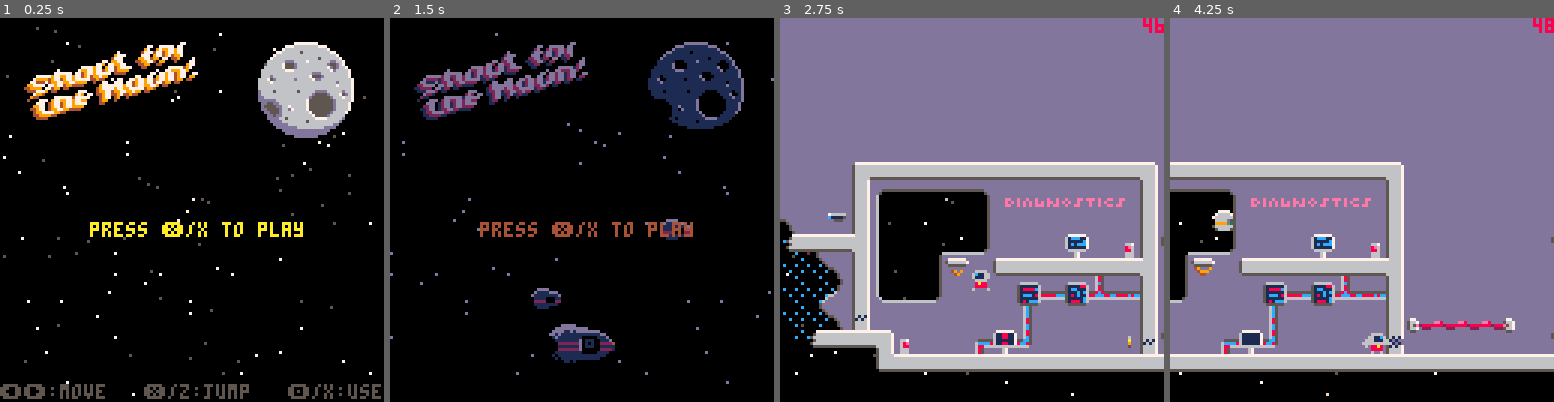
Above: before the commit, frames 1-4 (left to right).
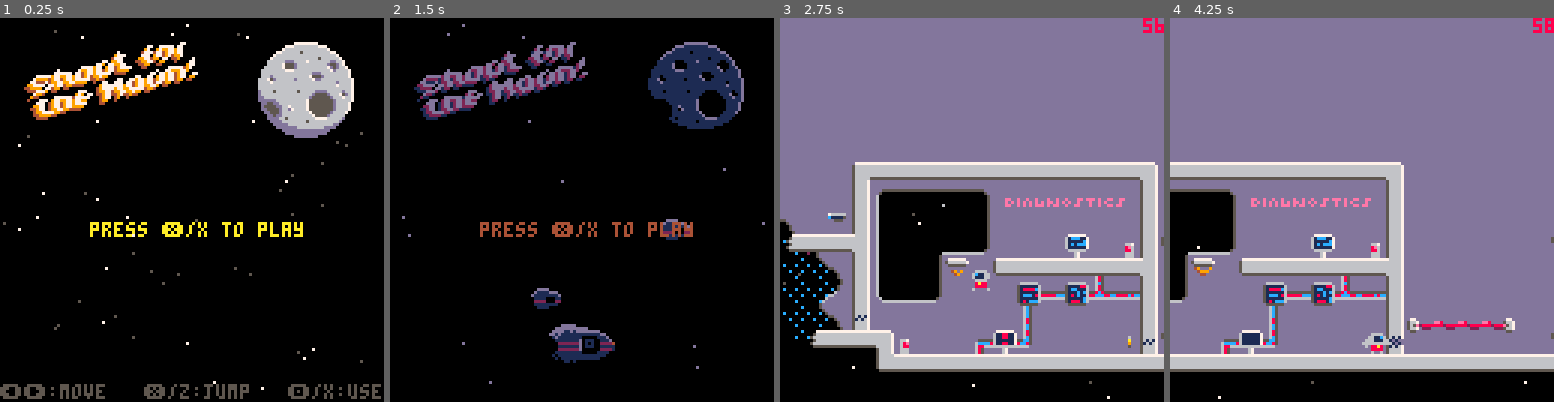
Above: after the commit, the same moments.

Repository: jgradim/gameoff-2020
Game: PICO-8 cartridge moonshot.p8
Same seed, same stepped clock (60 frames per second), same inputs: the game is played once before the commit and once after it.
Inputs:
- Up to frame 1 (0.25 s): no input
- Up to frame 2 (1.5 s): tap O (Z key) at 0.33, 0.7, 1.43 s; tap X (X key) at 1.07 s
- Up to frame 3 (2.75 s): hold Left 1.97-2.37 s; tap X (X key) at 2.07, 2.4, 2.73 s; tap O (Z key) at 2.22 s; hold Down from 2.42 s (still down)
- Up to frame 4 (4.25 s): release Down at 2.82 s; hold Right 2.87-3.53 s; tap X (X key) every 0.33 s from 3.07 to 4.07 s; tap O (Z key) at 3.1, 3.98 s; hold Up 3.58-4.08 s; hold Right from 4.13 s (still down)

The runs differ from the first frame. In frame 1, 0.8% of the frame differs, in the area x 0-97%, y 1-99%; in frame 2, 0.3%; in frame 3, 0.2%; in frame 4, 0.4%.

Commit message:
Couple background movement with camera inversely
Brain tricks to make it loop independent.

Diff:
--- a/moonshot.p8
+++ b/moonshot.p8
@@ -712,7 +712,7 @@
   mcns=init_mechanics()
 
   --camera
-  cam:init(player())
+  cam:move(player(),true)
  end,
 
  update=function()
@@ -825,7 +825,7 @@
   pal()
 
   --reset camera
-  cam:init()
+  cam:move()
 
   --gather saved players
   saved_players={}
@@ -955,41 +955,50 @@
   return c.y+y
  end,
 
+ inv_x=function(c,x)
+  return c.x+(x-c.x%128)
+ end,
+
+ inv_y=function(c,y)
+  return c.y+(y-c.y%128)
+ end,
+
  shake=function(c,shk)
   shk=shk or 1
   c.shk+=shk
  end,
 
- init=function(c,p)
+ move=function(c,p,now)
   if p then
-   c.x+=p.x-c.x-64
-   c.y+=p.y-c.y-64
+   local f=now and 1 or c.frms
+   c.x=mid(
+    -64,
+    c.x+(p.x-c.x-64)/f,
+    map_width+64
+   )
+   c.y=mid(
+    0,
+    c.y+(p.y-c.y-64)/f,
+    map_height-128
+   )
+   c.shk*=0.9
   else
    c.x=0
    c.y=0
-  end
-  c.shk=0
- end,
-
- move=function(c,p)
-  c.x+=(p.x-64-c.x)/c.frms
-  c.x=mid(-64,c.x,map_width+64)
-
-  c.y+=(p.y-64-c.y)/c.frms
-  c.y=mid(0,c.y,map_height-128)
-
-  c.shk=c.shk*0.9
+   c.shk=0
+  end
  end,
 
  draw=function(c)
   local x=c.x
   local y=c.y
-
-  if c.shk>0 then
+  local shk=c.shk
+
+  if shk>0 then
    local shkx=16-rnd(32)
    local shky=16-rnd(32)
-   x+=shkx*c.shk
-   y+=shky*c.shk
+   x+=shkx*shk
+   y+=shky*shk
   end
 
   camera(x,y)
@@ -2615,10 +2624,10 @@
 
 pixel_star=class(bg_fx,{
  add_plane=function(kls)
-  for i=1,50 do
+  for i=1,100 do
    kls:add_particle({
-     x=rnd(128)\1,
-     y=rnd(128)\1,
+     x=rnd(256)\1,
+     y=rnd(256)\1,
      life=30+rnd(90)*fps,
    })
   end
@@ -2628,14 +2637,14 @@
   bg_fx.update(f)
 
   f.x+=f.dx
-  f.x%=128
+  f.x%=256
   f.c=f:curr_color()
  end,
 
  draw=function(f)
   pset(
-   cam:fixed_x(f.x),
-   cam:fixed_y(f.y),
+   cam:inv_x(f.x),
+   cam:inv_y(f.y),
    f.c
   )
  end,
@@ -2704,14 +2713,14 @@
   s.x+=s.dx
   s.y+=s.dy
 
-  if (s.x>192) s.x-=320
+  if (s.x>256) s.x-=384
  end,
 
  draw=function(s)
   ssprrect(
     s.r,
-    cam:fixed_x(s.x),
-    cam:fixed_y(s.y)
+    cam:inv_x(s.x),
+    cam:inv_y(s.y)
   )
  end
 })
